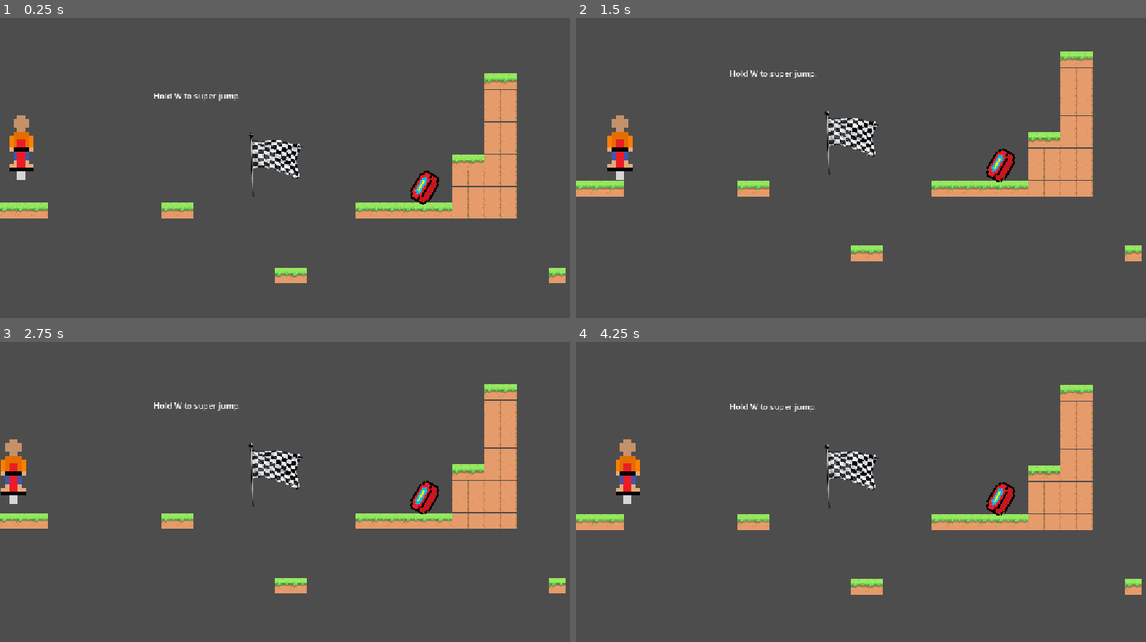
Above: before the commit, frames 1-4 (two rows, left to right).
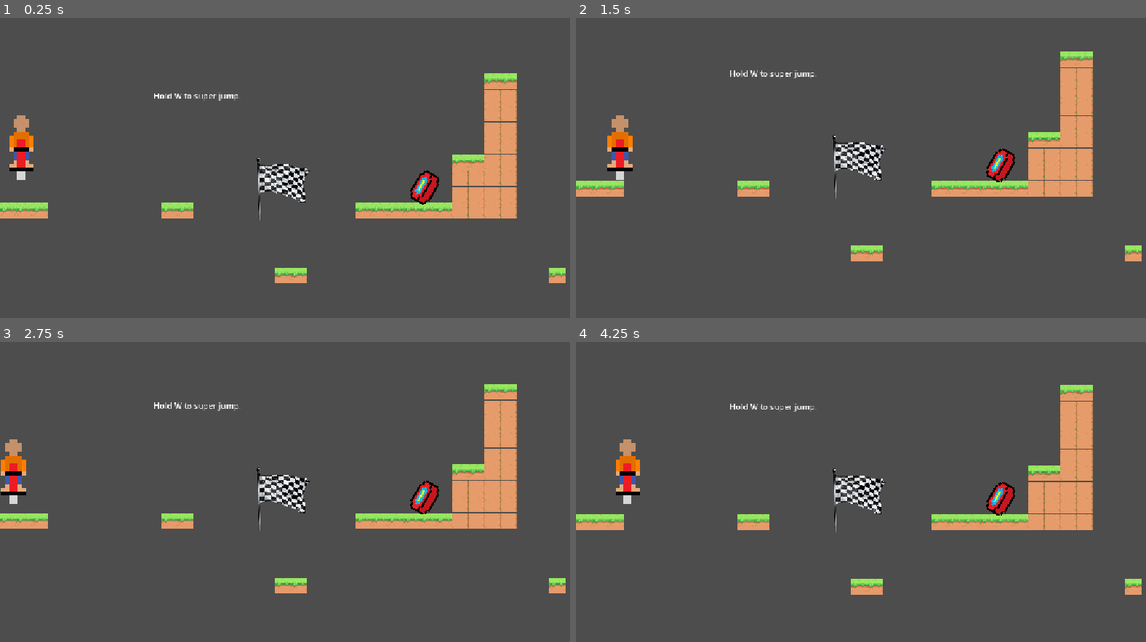
Above: after the commit, the same moments.

Repository: ScarletAkuma/game
Game: Godot game, scene res://main.tscn
The game is run twice, just before and just after one commit, with the same random seed, the same clock (stepped at 60 frames per second) and the same inputs.
Inputs:
- Up to frame 1 (0.25 s): no input
- Up to frame 2 (1.5 s): hold D (right) from 0.53 s (still down); tap Space (jump) at 0.77 s
- Up to frame 3 (2.75 s): tap Space (jump) at 1.52 s; release D (right) at 2.03 s; hold A (left) from 2.03 s (still down)
- Up to frame 4 (4.25 s): release A (left) at 2.78 s; hold D (right) from 2.78 s (still down); tap Space (jump) at 3.02, 3.77 s

The runs differ from the first frame. In frame 1, 1.3% of the frame differs, in the area x 43-55%, y 38-68%; in frame 2, 1.3%, in the area x 43-55%, y 30-61%; in frame 3, 1.3%; in frame 4, 1.3%.

Commit message:
fucked up kill zone

Diff:
--- /dev/null
+++ b/flag.gd
@@ -0,0 +1,5 @@
+extends Area2D
+
+func _on_body_entered(body: Node2D) -> void:
+	if body.is_in_group("player"):
+		print("win")
--- a/killzone.gd
+++ b/killzone.gd
@@ -1,11 +1,9 @@
-extends CollisionShape2D
+extends Node2D
 
 
 # Called when the node enters the scene tree for the first time.
 func _ready() -> void:
 	pass # Replace with function body.
 
-
-# Called every frame. 'delta' is the elapsed time since the previous frame.
-func _process(delta: float) -> void:
-	pass
+func _on_body_entered(body: Node2D) -> void:
+	get_tree().call_deferred("reload_current_scene")
--- a/main.tscn
+++ b/main.tscn
@@ -5,9 +5,10 @@
 [ext_resource type="Texture2D" uid="uid://u2yfqp07msbi" path="res://player.png" id="2_h2yge"]
 [ext_resource type="PackedScene" uid="uid://cfn25658y43cp" path="res://trampoline.tscn" id="4_1bvp3"]
 [ext_resource type="AudioStream" uid="uid://dyh6vgorxv1bk" path="res://goofy-spring-sound.mp3" id="4_7mycd"]
-[ext_resource type="Script" uid="uid://w551qun0euqt" path="res://kill_z_one.gd" id="6_5vw27"]
+[ext_resource type="Script" uid="uid://dwnjwmw62v4cc" path="res://killzone.gd" id="5_lquwl"]
 [ext_resource type="AudioStream" uid="uid://dmc18tw6hg62c" path="res://LoFi 3 Min Countdown - Chill Sunset - 9to5.mp3" id="7_5vw27"]
 [ext_resource type="Script" uid="uid://bcghmqpu6w851" path="res://lofibeat.gd" id="8_kek77"]
+[ext_resource type="Script" uid="uid://soim6dof32yl" path="res://flag.gd" id="9_efxa6"]
 [ext_resource type="Texture2D" uid="uid://cv7bjth28tleh" path="res://flag.png" id="9_kek77"]
 
 [sub_resource type="TileSetAtlasSource" id="TileSetAtlasSource_1bvp3"]
@@ -298,8 +299,8 @@
 [sub_resource type="RectangleShape2D" id="RectangleShape2D_ik31s"]
 size = Vector2(4697, 8.5)
 
-[sub_resource type="RectangleShape2D" id="RectangleShape2D_ticvn"]
-size = Vector2(134.35794, 126.34503)
+[sub_resource type="RectangleShape2D" id="RectangleShape2D_cdmtq"]
+size = Vector2(209.22433, 88.145386)
 
 [node name="Node2D" type="Node2D" unique_id=624461120]
 
@@ -346,12 +347,12 @@
 position = Vector2(838, 408)
 rotation = -1.0471976
 
-[node name="Area2D" type="Area2D" parent="." unique_id=356231009]
-
-[node name="Kill ZOne" type="CollisionShape2D" parent="Area2D" unique_id=192340550]
+[node name="Kill Zone" type="Area2D" parent="." unique_id=356231009]
+script = ExtResource("5_lquwl")
+
+[node name="CollisionShape2D" type="CollisionShape2D" parent="Kill Zone" unique_id=192340550]
 position = Vector2(1545, 934)
 shape = SubResource("RectangleShape2D_ik31s")
-script = ExtResource("6_5vw27")
 
 [node name="Lofi" type="AudioStreamPlayer2D" parent="." unique_id=1347151783]
 stream = ExtResource("7_5vw27")
@@ -360,17 +361,18 @@
 [node name="Trampoline4" parent="." unique_id=2144733950 instance=ExtResource("4_1bvp3")]
 position = Vector2(3177, 292)
 
-[node name="Finish Line" type="StaticBody2D" parent="." unique_id=2051677342]
-
-[node name="CollisionShape2D" type="CollisionShape2D" parent="Finish Line" unique_id=889544827]
-position = Vector2(542.76196, 369.2025)
-rotation = -1.553343
-shape = SubResource("RectangleShape2D_ticvn")
-disabled = true
-
-[node name="Sprite2D" type="Sprite2D" parent="Finish Line" unique_id=1862369345]
-position = Vector2(542, 365.99997)
+[node name="Flag" type="Area2D" parent="." unique_id=1507326728]
+script = ExtResource("9_efxa6")
+
+[node name="Flag" type="CollisionShape2D" parent="Flag" unique_id=1091137733]
+position = Vector2(551.1158, 400.71332)
+rotation = 1.4817846
+shape = SubResource("RectangleShape2D_cdmtq")
+
+[node name="Sprite2D" type="Sprite2D" parent="Flag" unique_id=1862369345]
+position = Vector2(556, 413.99994)
 scale = Vector2(0.4, 0.4)
 texture = ExtResource("9_kek77")
 
-[connection signal="body_entered" from="Area2D" to="Player" method="_on_area_2d_body_entered"]
+[connection signal="body_entered" from="Kill Zone" to="Kill Zone" method="_on_body_entered"]
+[connection signal="body_entered" from="Flag" to="Flag" method="_on_body_entered"]
--- a/player.gd
+++ b/player.gd
@@ -28,8 +28,3 @@
 			velocity.y = -900
 		else:
 			velocity.y = -600
-
-
-func _on_area_2d_body_entered(body: Node2D) -> void:
-	if body.is_in_group("player"):
-		get_tree().call_deferred("reload_current_scene") # Replace with function body.
Not shown, added: flag.gd.uid
